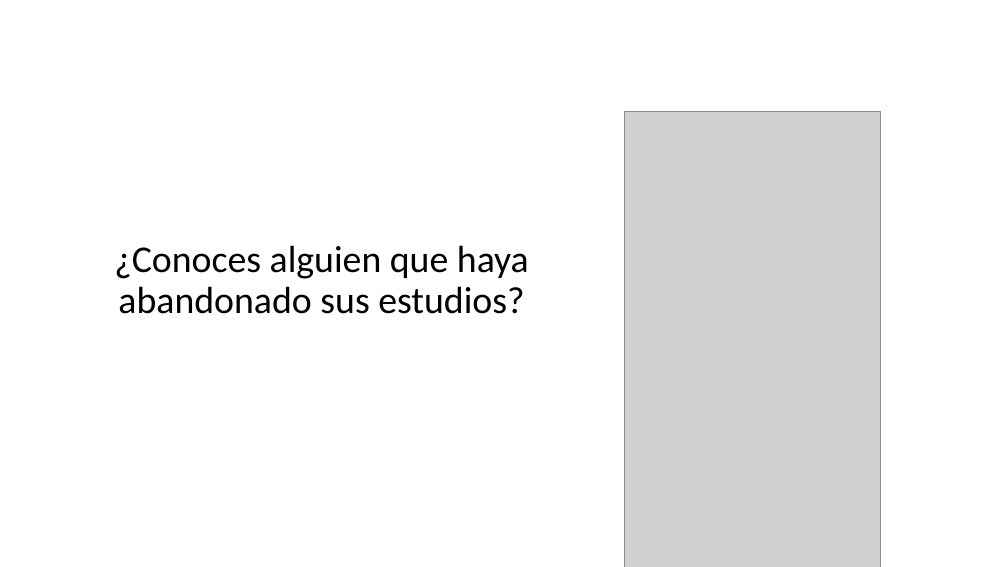
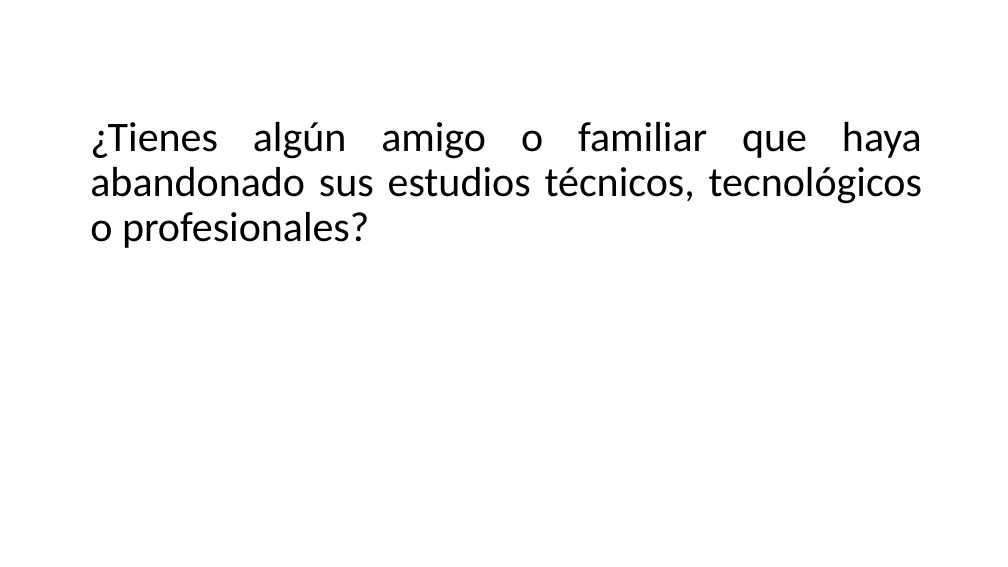
Before and after one commit to BrayanNovoa/uniminuto, a slide deck: slide 3 of expo/expo.pptx. Drawn at 1008x567 pixels with LibreOffice and Linux fonts; fonts in the diff are those of the drawing; grey boxes stand for pictures; background and template pictures are left out. Boxes give left, top, right and bottom in pixels: in the first picture for what was removed or moved away, otherwise in the second. Text is boxed around its words. In the diff, an @@ line names an element or a change of style, - is before the commit and + after.

```diff
--- a/expo/expo.pptx
+++ b/expo/expo.pptx
@@ title "Introducción": place and size @@
-title "Introducción" at [425,2,1008,111]
+title "Introducción" at [750,2,1008,111]
@@ title "Introducción" at [750,2,1008,111]: alignment centre to right @@
@@ picture removed at [625,111,881,567] @@
@@ text at [90,122,922,248]: text changed; size 36 to 40 pt @@
-¿Conoces alguien que haya abandonado sus estudios?
+¿Tienes algún amigo o familiar que haya abandonado sus estudios técnicos, tecnológicos o profesionales?
```
Also in this commit, not shown: 19 other slides changed, 7 slides added, 4 slides removed, 1 other file.
